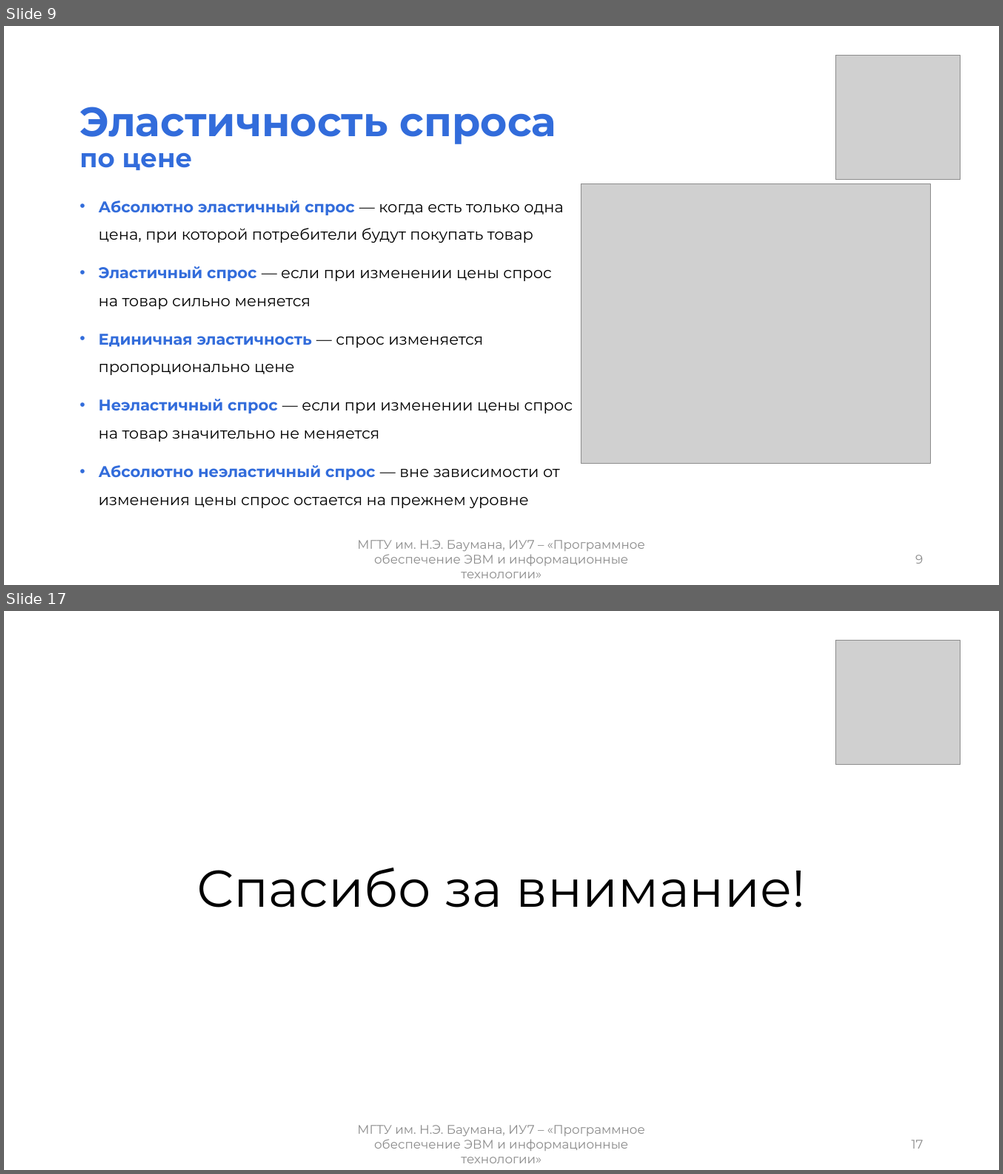
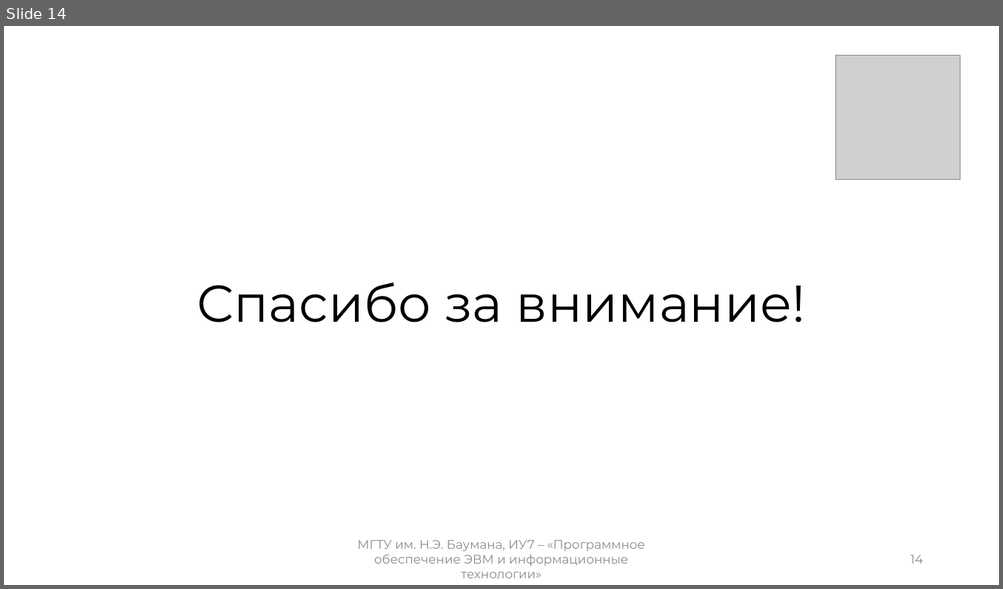
Before and after one commit to mshsvnv/Economics, a slide deck: module_03/pres.pptx. Shown one above the other, each under a label of ours: slides 9 and 17 before the commit, slide 14 after it; the slides between them are not shown. The pictures are 1003x1174 and 1003x589 pixels, drawn with LibreOffice and Linux fonts; fonts in the diff are those of the drawing; grey boxes stand for pictures. Boxes give left, top, right and bottom in pixels: in the first picture for what was removed or moved away, otherwise in the second. Text is boxed around its words. In the diff, an @@ line names an element or a change of style, - is before the commit and + after.

```diff
--- a/module_03/pres.pptx
+++ b/module_03/pres.pptx
@@ slide 9 removed at [4, 26, 999, 585], background #FFFFFF @@
@@ picture removed at [836, 55, 960, 179] @@
@@ title removed at [79, 107, 557, 170] @@
-Эластичность спроса
-по цене
@@ text removed at [99, 201, 572, 508] @@
-• Абсолютно эластичный спрос — когда есть только одна цена, при которой потребители будут покупать товар
-• Эластичный спрос — если при изменении цены спрос на товар сильно меняется
-• Единичная эластичность — спрос изменяется пропорционально цене
-• Неэластичный спрос — если при изменении цены спрос на товар значительно не меняется
-• Абсолютно неэластичный спрос — вне зависимости от изменения цены спрос остается на прежнем уровне
@@ picture removed at [580, 184, 930, 464] @@
@@ text removed at [357, 540, 645, 579] @@
-МГТУ им. Н.Э. Баумана, ИУ7 – «Программное обеспечение ЭВМ и информационные технологии»
@@ page number removed at [915, 555, 922, 564] @@
-9
@@ what was slide 17 is now slide 14 @@
@@ page number at [910, 555, 922, 564]: text changed @@
-17
+14
```
Also in this commit, not shown: 11 slides changed, 2 slides added, 4 other slides removed, 19 other files.
